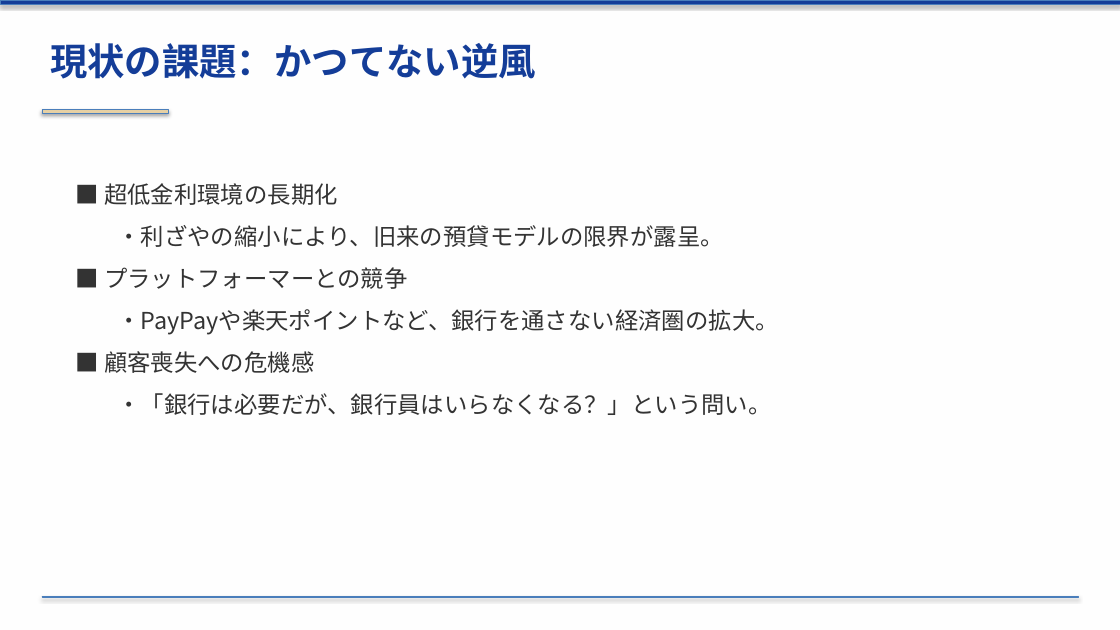
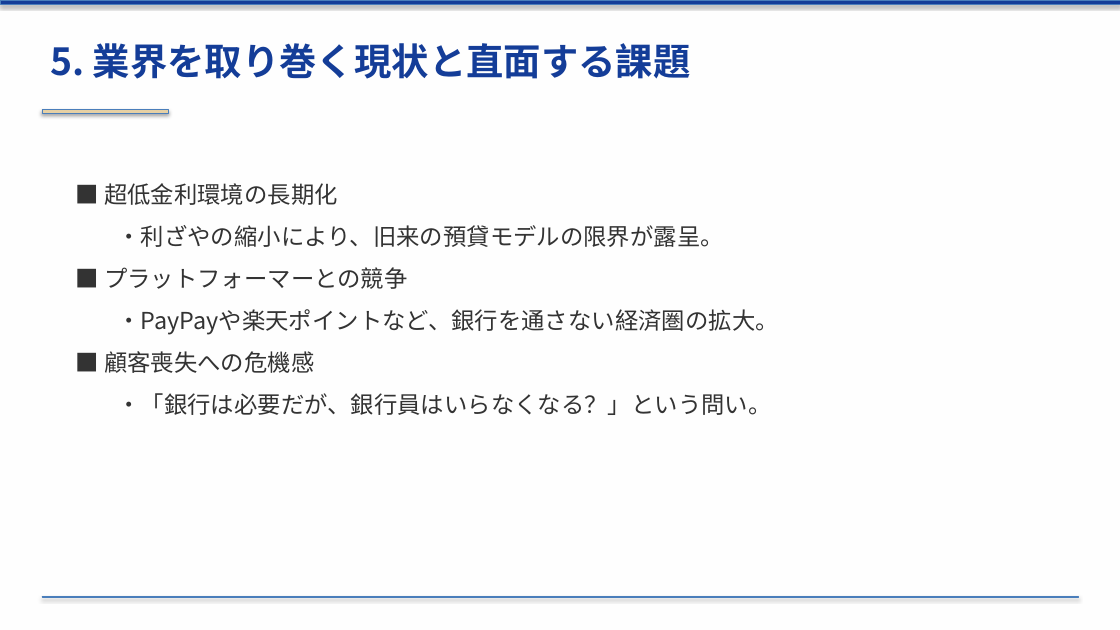
Before and after one commit to xilicrysta/bank-pptx, a slide deck: slide 11 of bank_industry_presentation.pptx. Drawn at 1120x630 pixels with LibreOffice and Linux fonts; fonts in the diff are those of the drawing. Boxes give left, top, right and bottom in pixels: in the first picture for what was removed or moved away, otherwise in the second. Text is boxed around its words. In the diff, an @@ line names an element or a change of style, - is before the commit and + after.

```diff
--- a/bank_industry_presentation.pptx
+++ b/bank_industry_presentation.pptx
@@ text at (50,43,691,79): text changed @@
-現状の課題：かつてない逆風
+5. 業界を取り巻く現状と直面する課題
```
Also in this commit, not shown: 11 other slides changed, 1 other file.
